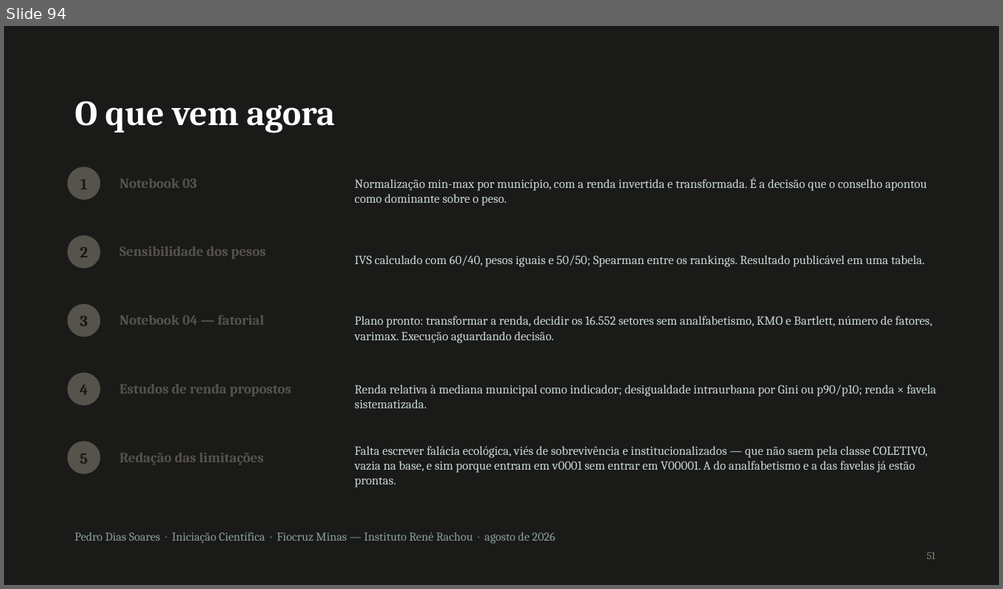
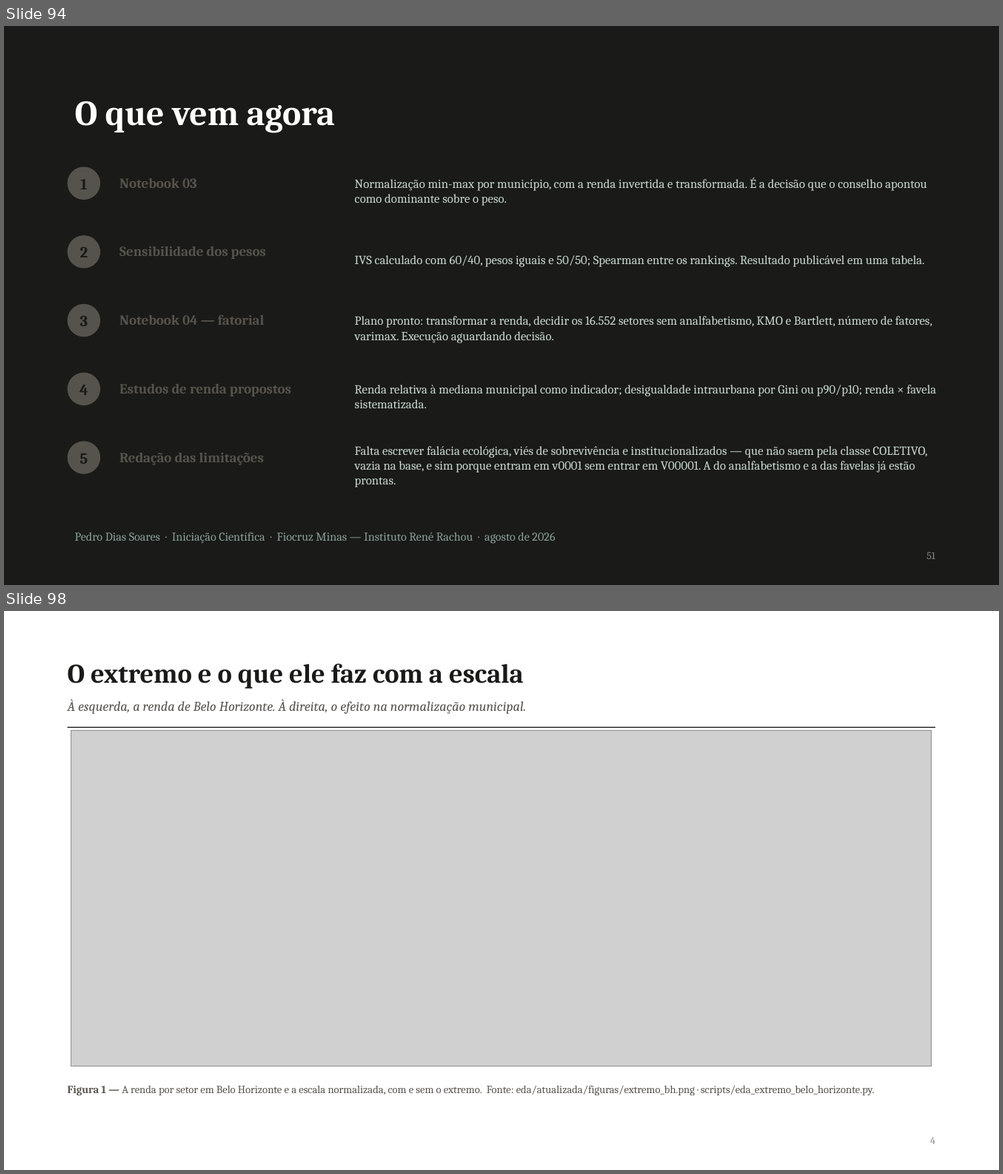
Before and after one commit to pedrinndias/Projeto_IVS_Censo, a slide deck: docs/Apresentacoes_IVS/Analise_Fatorial_NB04_2026-09.pptx. Shown one above the other, each under a label of ours: slide 94 before the commit, slides 94 and 98 after it; the slides between them are not shown. The pictures are 1003x589 and 1003x1174 pixels, drawn with LibreOffice and Linux fonts; fonts in the diff are those of the drawing; grey boxes stand for pictures. Boxes give left, top, right and bottom in pixels: in the first picture for what was removed or moved away, otherwise in the second. Text is boxed around its words. In the diff, an @@ line names an element or a change of style, - is before the commit and + after.

Commit message:
docs(apresentacoes): anexa os 4 slides do extremo de BH ao deck
O deck passa de 94 para 98 slides: divisória, o efeito nos dois recortes,
a consequência na normalização municipal e a figura.

Os slides são ANEXADOS, não regerados. O deck foi editado à mão — slides
removidos e 21 marcações "EXPLICAR SLIDE" — e já tinha recebido a EDA
Central pelo mesmo caminho. Regerá-lo apagaria tudo isso. Conferido depois
da anexação: 98 slides, 98 notas de orador, 21 marcações intactas.

Nenhum número é digitado no gerador: todos saem dos extremo_bh_*.csv.

```diff
--- a/docs/Apresentacoes_IVS/Analise_Fatorial_NB04_2026-09.pptx
+++ b/docs/Apresentacoes_IVS/Analise_Fatorial_NB04_2026-09.pptx
@@ slide 98 added at bbox=[4, 611, 999, 1170], background #FFFFFF @@
@@ text added at bbox=[68, 664, 523, 689], 26 pt, text #1A1A18, bold @@
+O extremo e o que ele faz com a escala
@@ text added at bbox=[68, 699, 526, 714], 13 pt, text #56534C, italic @@
+À esquerda, a renda de Belo Horizonte. À direita, o efeito na normalização municipal.
@@ line added from (68, 727) to (935, 727), #1A1A18 1 pt @@
@@ picture added at bbox=[71, 730, 931, 1067] @@
@@ text added at bbox=[68, 1085, 874, 1096], 10.5 pt, text #56534C @@
+Figura 1 — A renda por setor em Belo Horizonte e a escala normalizada, com e sem o extremo. Fonte: eda/atualizada/figuras/extremo_bh.png · scripts/eda_extremo_belo_horizonte.py.
@@ text added at bbox=[930, 1138, 935, 1145], 10 pt, text #8B877E @@
+4
```
Also in this commit, not shown: 3 other slides added, 3 other files.
